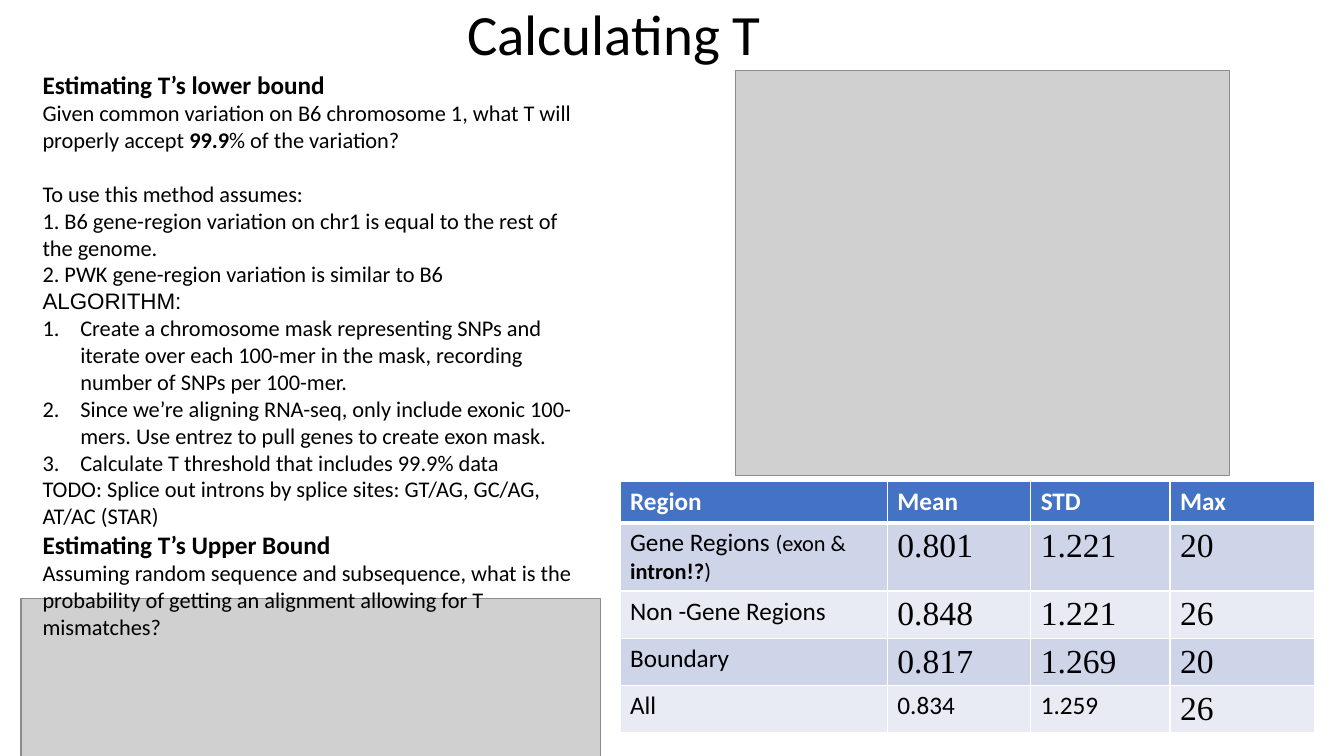
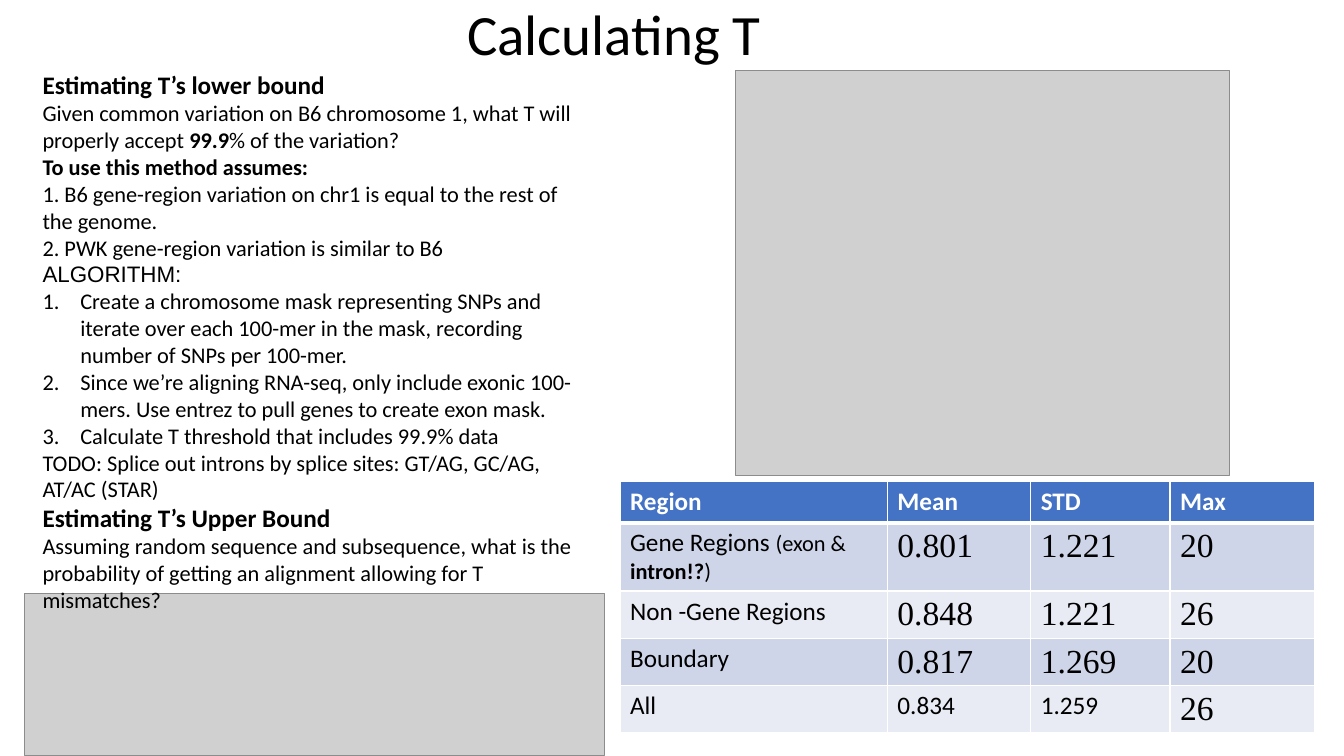
Before and after one commit to nathanieljevans/BMI650, a slide deck: slide 3 of FINAL_PROJECT/Algorithms_Final_Project.pptx. Drawn at 1344x756 pixels with LibreOffice and Linux fonts; fonts in the diff are those of the drawing; grey boxes stand for pictures. Boxes give left, top, right and bottom in pixels: in the first picture for what was removed or moved away, otherwise in the second. Text is boxed around its words. In the diff, an @@ line names an element or a change of style, - is before the commit and + after.

```diff
--- a/FINAL_PROJECT/Algorithms_Final_Project.pptx
+++ b/FINAL_PROJECT/Algorithms_Final_Project.pptx
@@ text at (43, 159, 308, 175): bold on in "To use this method assumes:" @@
@@ picture: place and size @@
-picture at (21, 599, 601, 756)
+picture at (25, 594, 605, 756)
```
Also in this commit, not shown: 3 other slides changed, 1 other file.
